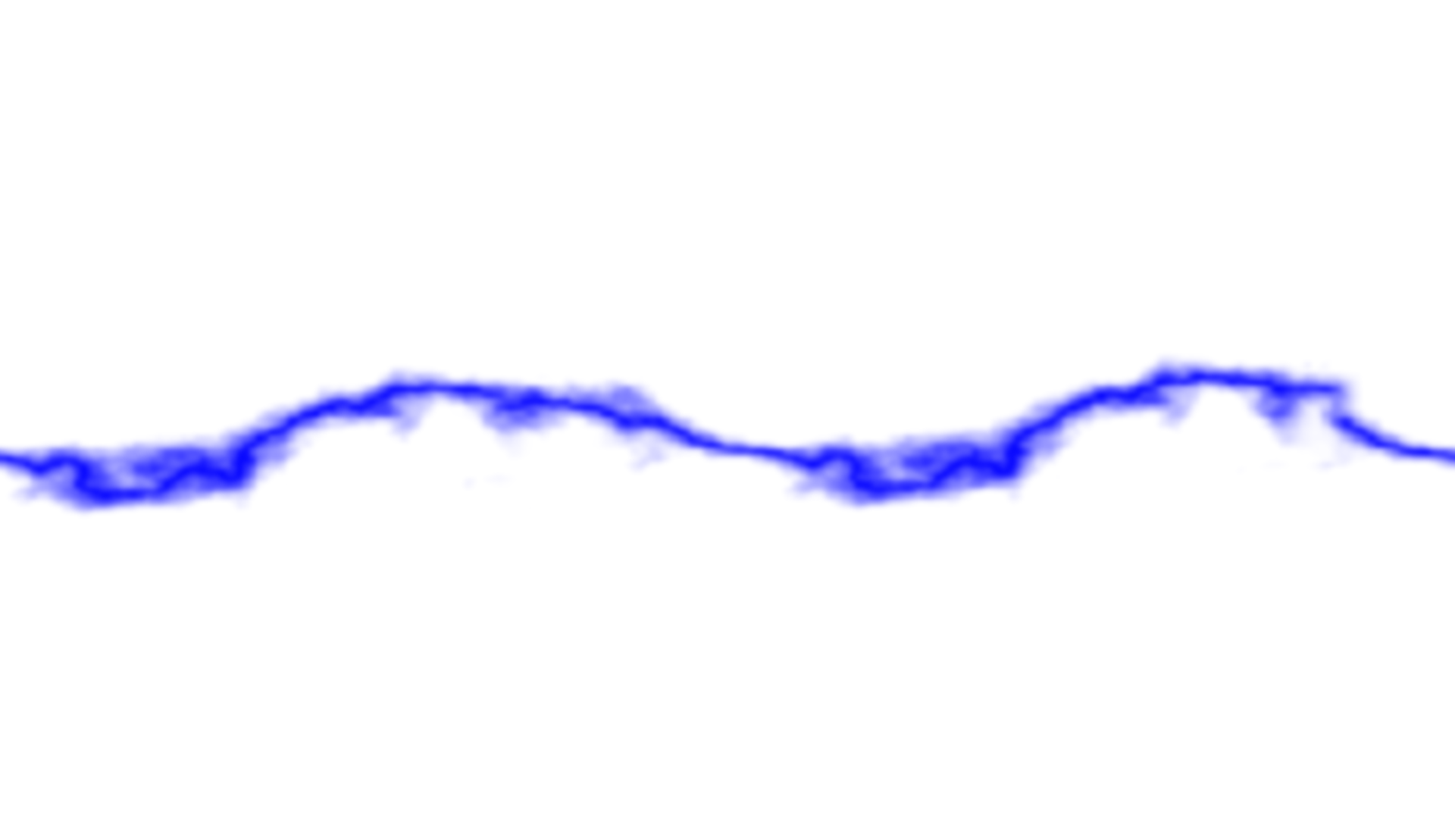
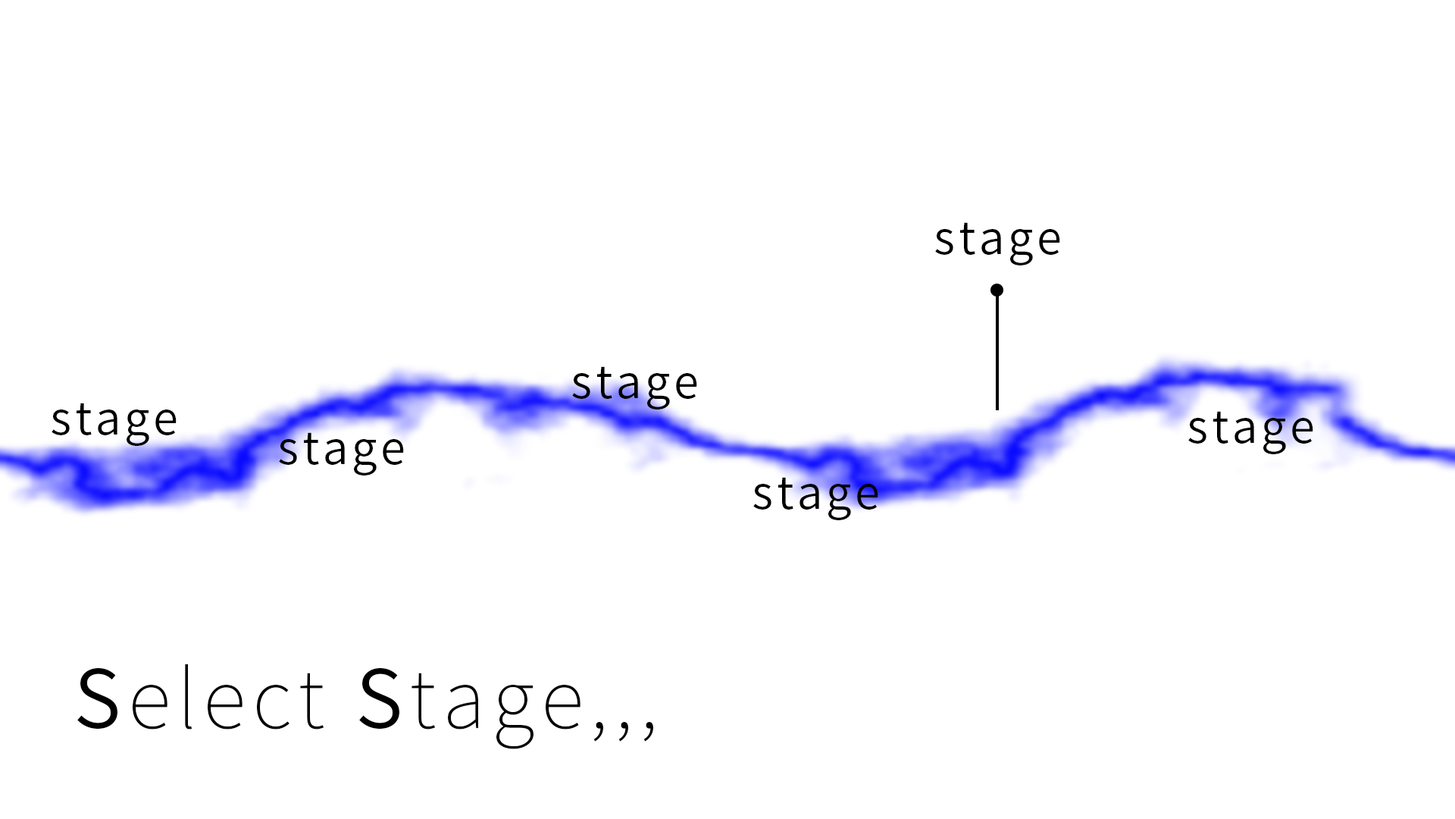
Before/after of a w=1455, h=819 layered artwork. What changed in the layer stack:
added layer "楕円形 1" above "線 1" over (x1=990, y1=283, x2=1004, y2=297)
added layer "線 1" above "stage" over (x1=995, y1=294, x2=1000, y2=411)
added layer "stage" (1st of 6) above "stage" over (x1=1188, y1=410, x2=1314, y2=455)
added layer "stage" (2nd of 6) above "stage" over (x1=935, y1=222, x2=1061, y2=266)
added layer "stage" (3rd of 6) above "stage" over (x1=278, y1=432, x2=405, y2=476)
added layer "stage" (4th of 6) above "stage" over (x1=572, y1=366, x2=698, y2=410)
added layer "stage" (5th of 6) above "stage" over (x1=753, y1=476, x2=879, y2=520)
added layer "stage" (6th of 6) above "長方形 1" over (x1=51, y1=402, x2=177, y2=446)
added layer "Select Stage,,," above "レイヤー 2" over (x1=77, y1=663, x2=654, y2=749)
added layer "レイヤー 3" over (x1=51, y1=222, x2=1314, y2=749)
